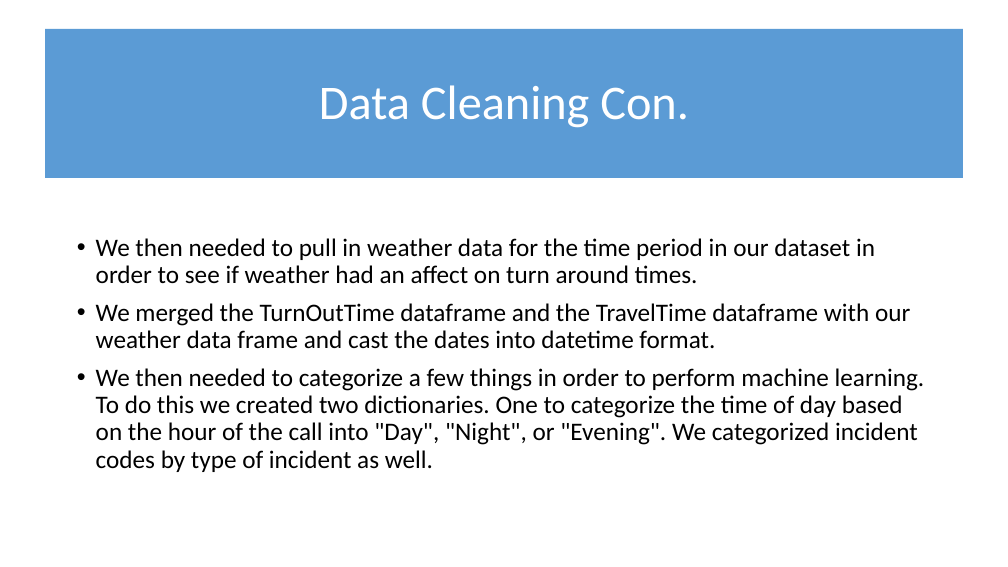
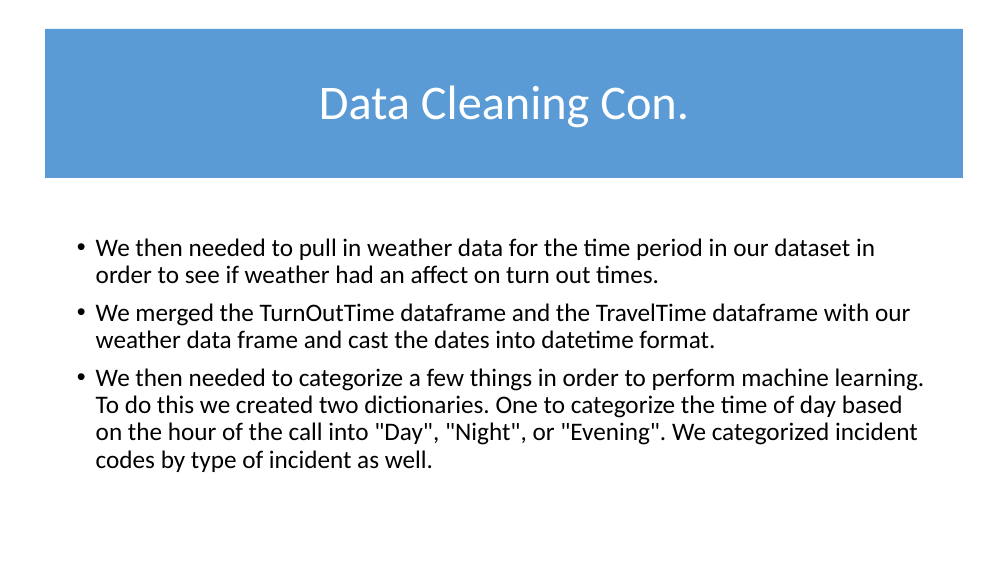
Before and after one commit to kristine848/FinalProject, a slide deck: slide 9 of Final Project PPT C.S.P. (1).pptx (slide 8 before the commit). Drawn at 1008x567 pixels with LibreOffice and Linux fonts; fonts in the diff are those of the drawing. Boxes give left, top, right and bottom in pixels: in the first picture for what was removed or moved away, otherwise in the second. Text is boxed around its words. In the diff, an @@ line names an element or a change of style, - is before the commit and + after.

```diff
--- a/Final Project PPT C.S.P. (1).pptx
+++ b/Final Project PPT C.S.P. (1).pptx
@@ text at <box>96,238,875,284</box>: text changed @@
-• We then needed to pull in weather data for the time period in our dataset in order to see if weather had an affect on turn around times.
+• We then needed to pull in weather data for the time period in our dataset in order to see if weather had an affect on turn out times.
```
Also in this commit, not shown: 2 other slides changed, 1 slide added.
